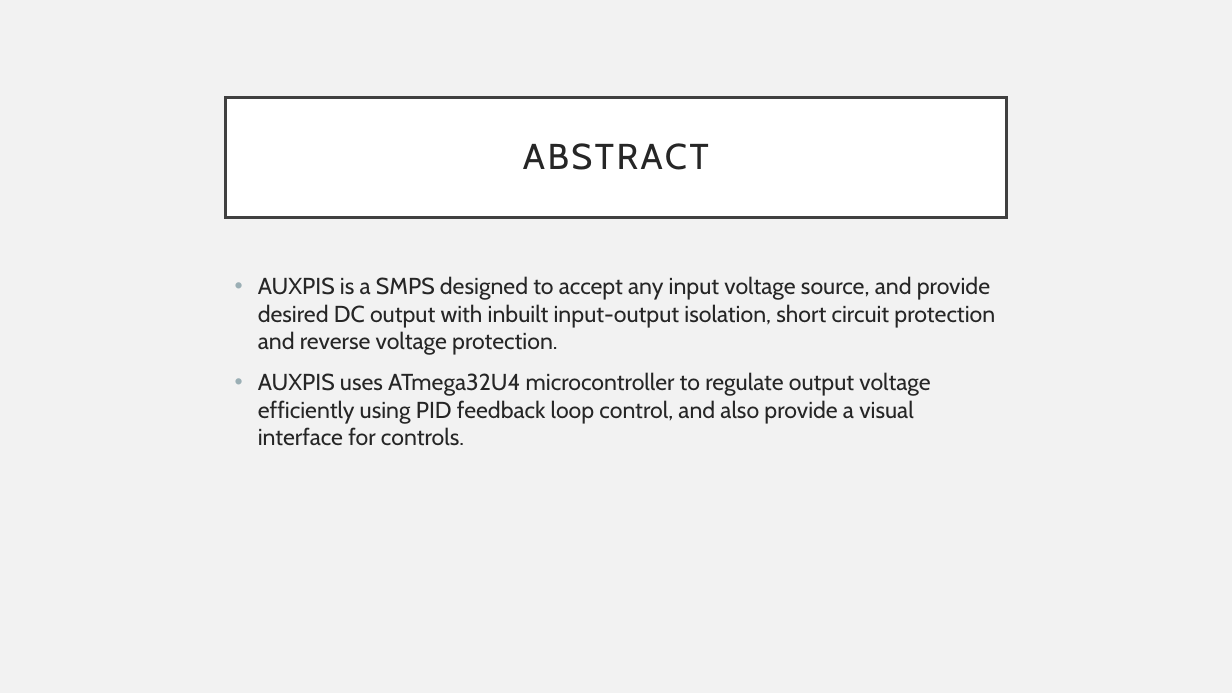
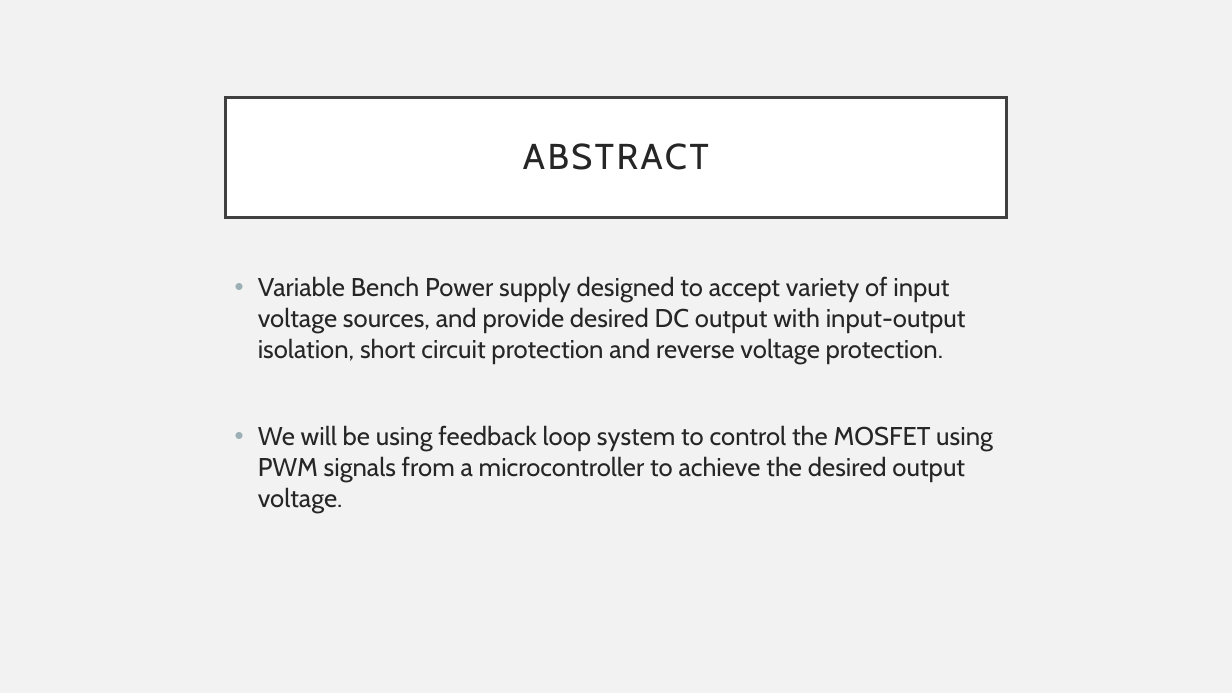
Before and after one commit to rithviknishad/auxpis-bps, a slide deck: slide 3 of docs/presentation.pptx. Drawn at 1232x693 pixels with LibreOffice and Linux fonts; fonts in the diff are those of the drawing. Boxes give left, top, right and bottom in pixels: in the first picture for what was removed or moved away, otherwise in the second. Text is boxed around its words. In the diff, an @@ line names an element or a change of style, - is before the commit and + after.

Commit message:
Update Presentation

```diff
--- a/docs/presentation.pptx
+++ b/docs/presentation.pptx
@@ text at (x1=258, y1=276, x2=993, y2=513): text changed; size 18 to 20 pt @@
-• AUXPIS is a SMPS designed to accept any input voltage source, and provide desired DC output with inbuilt input-output isolation, short circuit protection and reverse voltage protection.
-• AUXPIS uses ATmega32U4 microcontroller to regulate output voltage efficiently using PID feedback loop control, and also provide a visual interface for controls.
+• Variable Bench Power supply designed to accept variety of input voltage sources, and provide desired DC output with input-output isolation, short circuit protection and reverse voltage protection.
+• We will be using feedback loop system to control the MOSFET using PWM signals from a microcontroller to achieve the desired output voltage.
```
Also in this commit, not shown: 2 other slides changed, 1 slide added, 1 other file.
